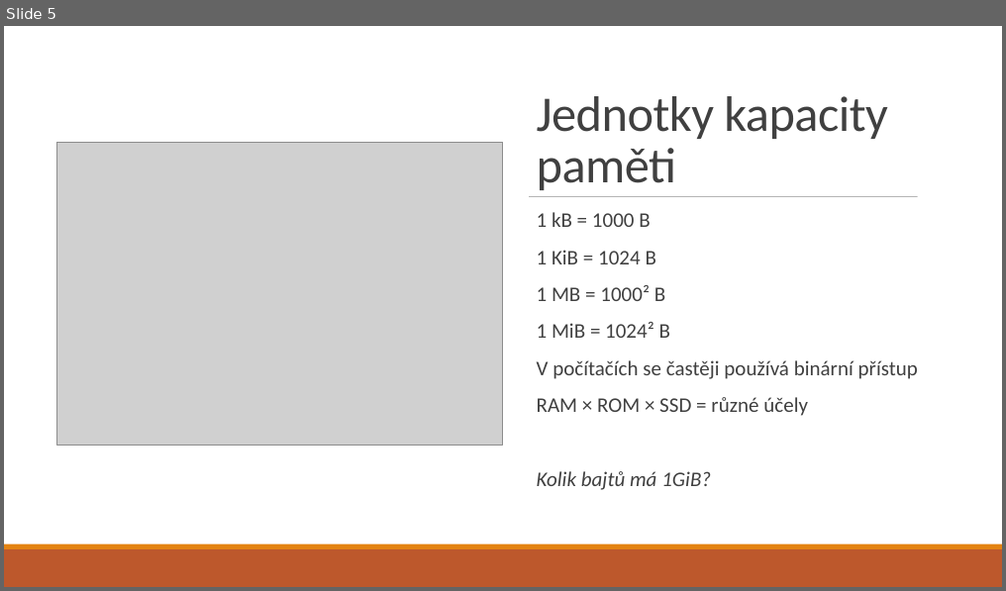
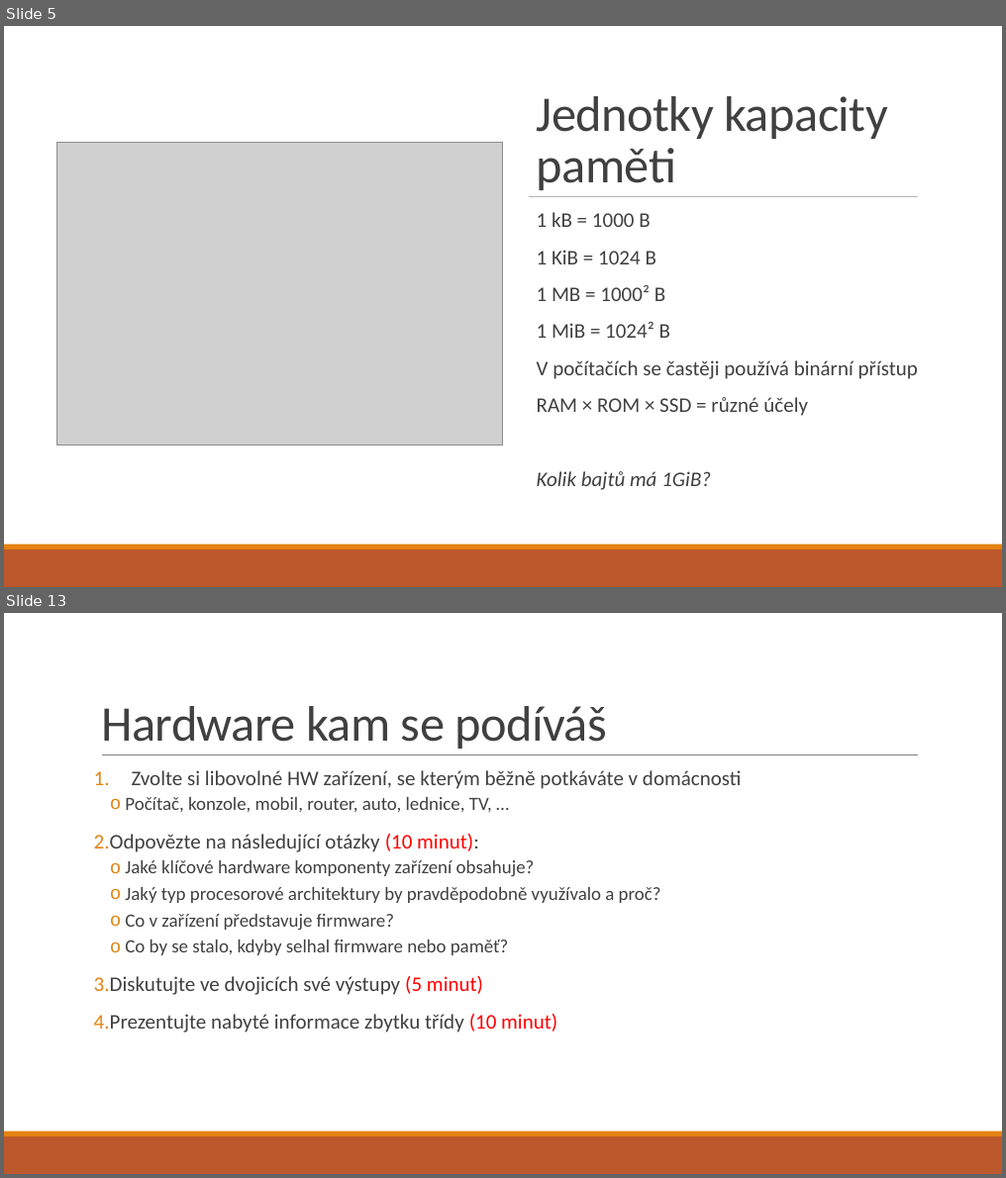
Before and after one commit to dawissl/hradebni-dmg, a slide deck: prezentace/1. ročník/04 - hardware.pptx. Shown one above the other, each under a label of ours: slide 5 before the commit, slides 5 and 13 after it; the slides between them are not shown. The pictures are 1006x591 and 1006x1178 pixels, drawn with LibreOffice and Linux fonts; fonts in the diff are those of the drawing; grey boxes stand for pictures. Boxes give left, top, right and bottom in pixels: in the first picture for what was removed or moved away, otherwise in the second. Text is boxed around its words. In the diff, an @@ line names an element or a change of style, - is before the commit and + after.

```diff
--- a/prezentace/1. ročník/04 - hardware.pptx
+++ b/prezentace/1. ročník/04 - hardware.pptx
@@ slide 13 added at (4, 613, 1002, 1174), background #FFFFFF @@
@@ title added at (101, 706, 607, 749), 48 pt, text #404040 @@
+Hardware kam se podíváš
@@ line added from (102, 756) to (918, 756), #808080 0.5 pt @@
@@ text added at (94, 770, 742, 1033), 18 pt, text #404040 @@
+1. Zvolte si libovolné HW zařízení, se kterým běžně potkáváte v domácnosti
+  o Počítač, konzole, mobil, router, auto, lednice, TV, …
+2. Odpovězte na následující otázky (10 minut):
+  o Jaké klíčové hardware komponenty zařízení obsahuje?
+  o Jaký typ procesorové architektury by pravděpodobně využívalo a proč?
+  o Co v zařízení představuje firmware?
+  o Co by se stalo, kdyby selhal firmware nebo paměť?
+3. Diskutujte ve dvojicích své výstupy (5 minut)
+4. Prezentujte nabyté informace zbytku třídy (10 minut)
@@ rectangle added at (4, 1137, 1002, 1174), fill #BD582C @@
@@ rectangle added at (4, 1132, 1002, 1137), fill #E48312 @@
```
Also in this commit, not shown: 3 slides changed, 4 other slides added.
